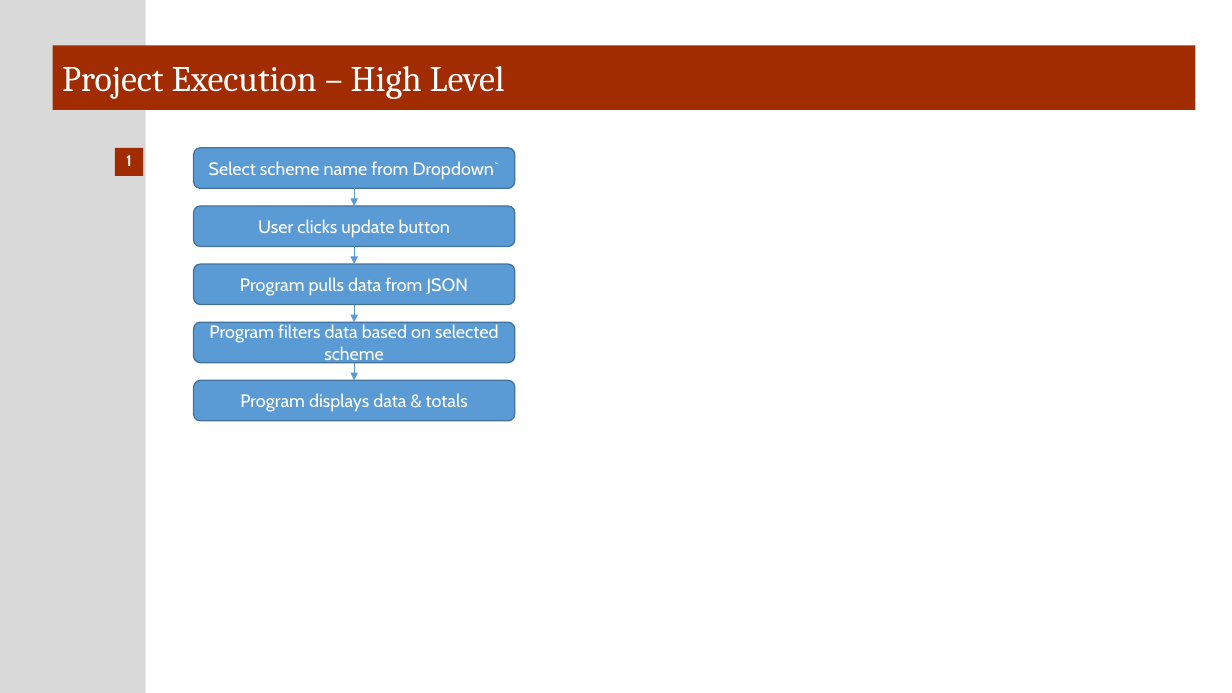
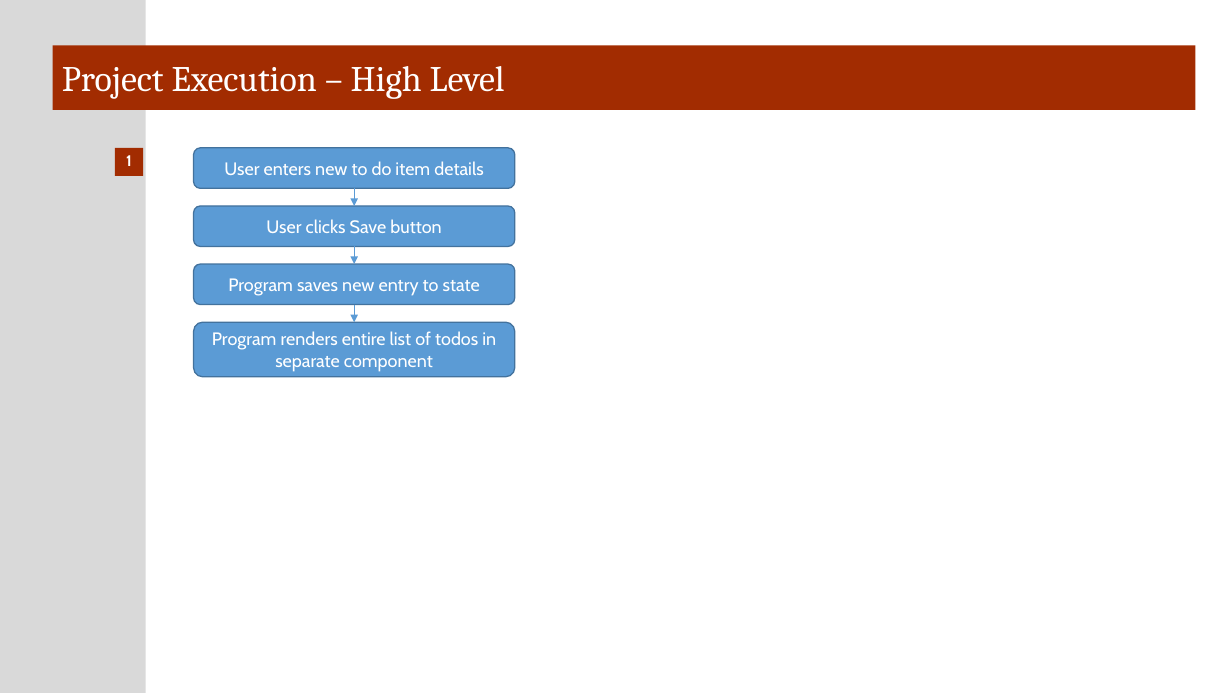
Before and after one commit to Host2Guest/ToDoReact, a slide deck: slide 10 of ToDo React Project Specifications.pptx (slide 9 before the commit). Drawn at 1232x693 pixels with LibreOffice and Linux fonts; fonts in the diff are those of the drawing. Boxes give left, top, right and bottom in pixels: in the first picture for what was removed or moved away, otherwise in the second. Text is boxed around its words. In the diff, an @@ line names an element or a change of style, - is before the commit and + after.

Commit message:
To Do in React v1-5 w/ context,useRef and state uplifting working

```diff
--- a/ToDo React Project Specifications.pptx
+++ b/ToDo React Project Specifications.pptx
@@ text in rounded rectangle at [224, 161, 483, 175]: text changed @@
-Select scheme name from Dropdown`
+User enters new to do item details
@@ text in rounded rectangle at [266, 219, 441, 233]: text changed @@
-User clicks update button
+User clicks Save button
@@ text in rounded rectangle at [228, 278, 480, 296]: text changed @@
-Program pulls data from JSON
+Program saves new entry to state
@@ rounded rectangle "Program renders entire list of ...": place and size @@
-rounded rectangle "Program renders entire list of ..." at [194, 323, 516, 363]
+rounded rectangle "Program renders entire list of ..." at [194, 323, 516, 377]
@@ text in rounded rectangle at [212, 331, 496, 372]: text changed @@
-Program filters data based on selected scheme
+Program renders entire list of todos in separate component
@@ rounded rectangle removed at [194, 381, 516, 421] @@
-Program displays data & totals
@@ arrow removed from (354, 363) to (354, 381) @@
```
Also in this commit, not shown: 2 other slides changed, 1 slide added, 1 other file.
